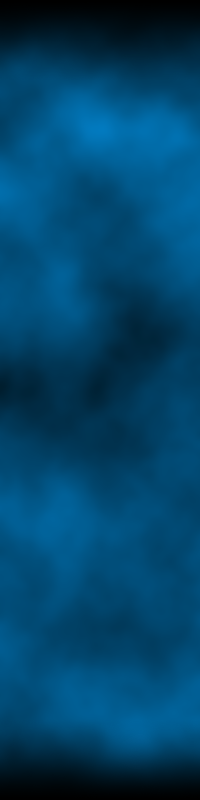
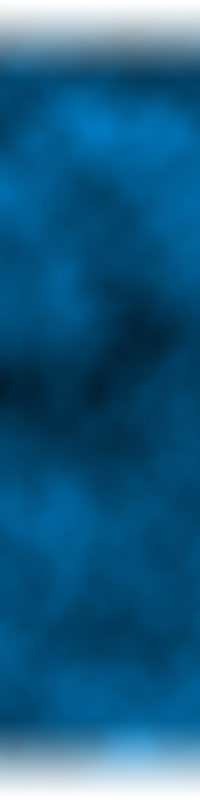
Layered file, before and after one edit (200×800). Changes by layer:
hid "Layer 2" over (x1=0, y1=0, x2=200, y2=800)
